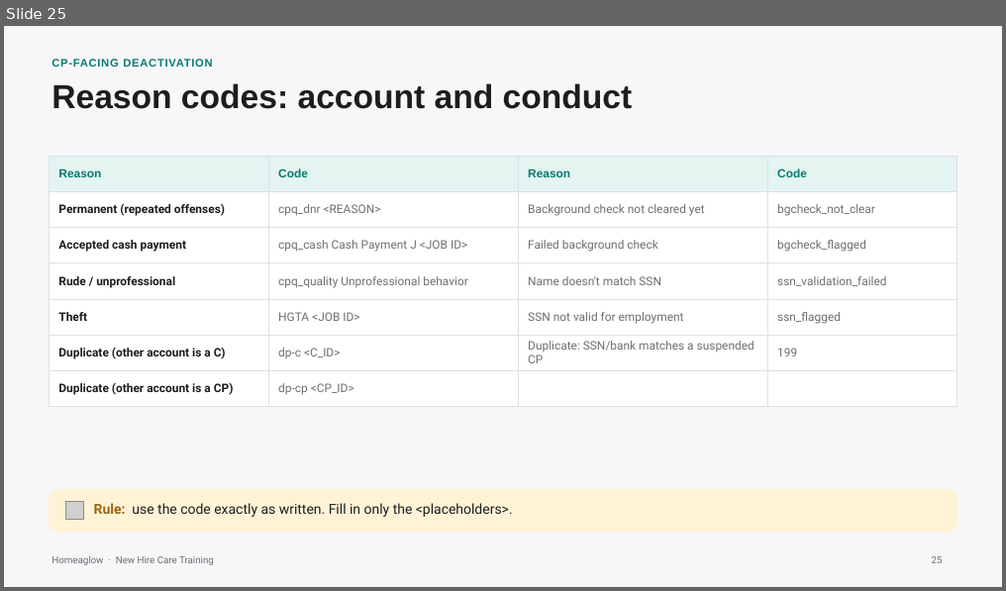
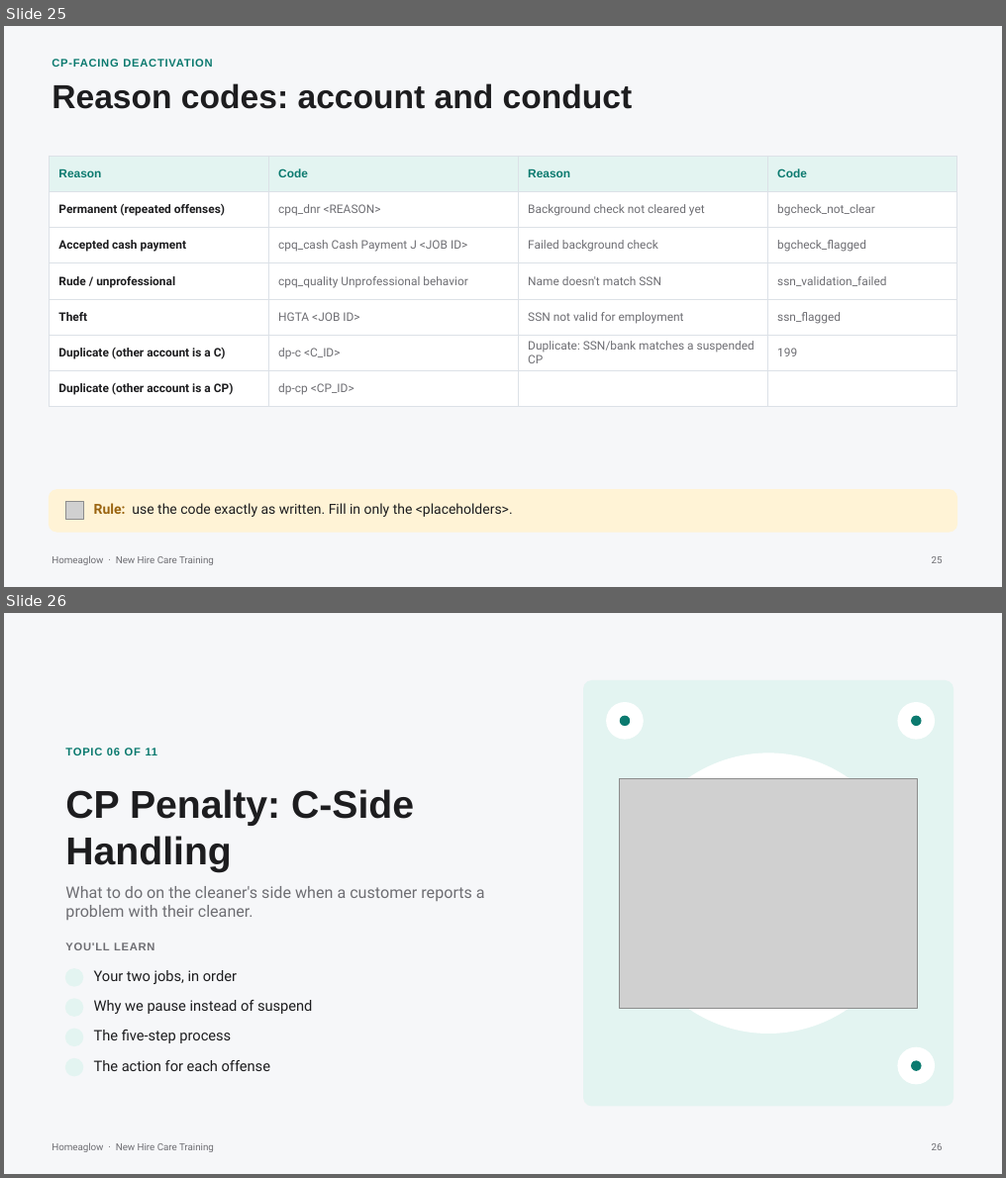
Before and after one commit to anjulimichelle/training, a slide deck: cleaner-foundations/cleaner-foundations-cp-crm.pptx. Shown one above the other, each under a label of ours: slide 25 before the commit, slides 25 and 26 after it. The pictures are 1006x591 and 1006x1178 pixels, drawn with LibreOffice and Linux fonts; fonts in the diff are those of the drawing; grey boxes stand for pictures; background and template pictures are left out. Boxes give left, top, right and bottom in pixels: in the first picture for what was removed or moved away, otherwise in the second. Text is boxed around its words. In the diff, an @@ line names an element or a change of style, - is before the commit and + after.

```diff
--- a/cleaner-foundations/cleaner-foundations-cp-crm.pptx
+++ b/cleaner-foundations/cleaner-foundations-cp-crm.pptx
@@ slide 26 added at [4,613,1002,1174], background #F6F7F9; not listed: 1 template element that a slide beside it also shows @@
@@ rounded rectangle added at [584,681,953,1106], fill #E3F4F1, outline #E3F4F1 0.75 pt @@
@@ ellipse added at [607,703,643,739], fill #FFFFFF, outline #FFFFFF 1 pt @@
@@ ellipse added at [620,716,629,725], fill #0B7A6F, outline #0B7A6F 1 pt @@
@@ ellipse added at [898,703,934,739], fill #FFFFFF, outline #FFFFFF 1 pt @@
@@ ellipse added at [912,716,921,725], fill #0B7A6F, outline #0B7A6F 1 pt @@
@@ text added at [65,748,158,756], 8 pt, text #0B7A6F, bold @@
+TOPIC 06 OF 11
@@ ellipse added at [629,754,908,1033], fill #FFFFFF, outline #FFFFFF 1 pt @@
@@ text added at [65,789,414,872], 28 pt, text #1D1D1F, bold @@
+CP Penalty: C-Side Handling
@@ picture added at [620,778,918,1008] @@
@@ text added at [65,886,485,920], 11.5 pt, text #6E6E73 @@
+What to do on the cleaner's side when a customer reports a problem with their cleaner.
@@ text added at [65,943,154,951], 8 pt, text #6E6E73, bold @@
+YOU'LL LEARN
@@ ellipse added at [65,969,83,986], fill #E3F4F1, outline #E3F4F1 1 pt @@
@@ text added at [94,970,237,984], 10.5 pt, text #1D1D1F @@
+Your two jobs, in order
@@ ellipse added at [65,999,83,1016], fill #E3F4F1, outline #E3F4F1 1 pt @@
@@ text added at [94,1000,312,1014], 10.5 pt, text #1D1D1F @@
+Why we pause instead of suspend
@@ ellipse added at [65,1029,83,1046], fill #E3F4F1, outline #E3F4F1 1 pt @@
@@ text added at [94,1030,231,1044], 10.5 pt, text #1D1D1F @@
+The five-step process
@@ ellipse added at [898,1048,934,1084], fill #FFFFFF, outline #FFFFFF 1 pt @@
@@ ellipse added at [65,1059,83,1076], fill #E3F4F1, outline #E3F4F1 1 pt @@
@@ text added at [94,1060,270,1071], 10.5 pt, text #1D1D1F @@
+The action for each offense
@@ ellipse added at [912,1062,921,1071], fill #0B7A6F, outline #0B7A6F 1 pt @@
@@ page number added at [932,1144,943,1151], 7 pt, text #6E6E73 @@
+26
```
Also in this commit, not shown: 11 slides changed, 7 other slides added, 1 other file.
